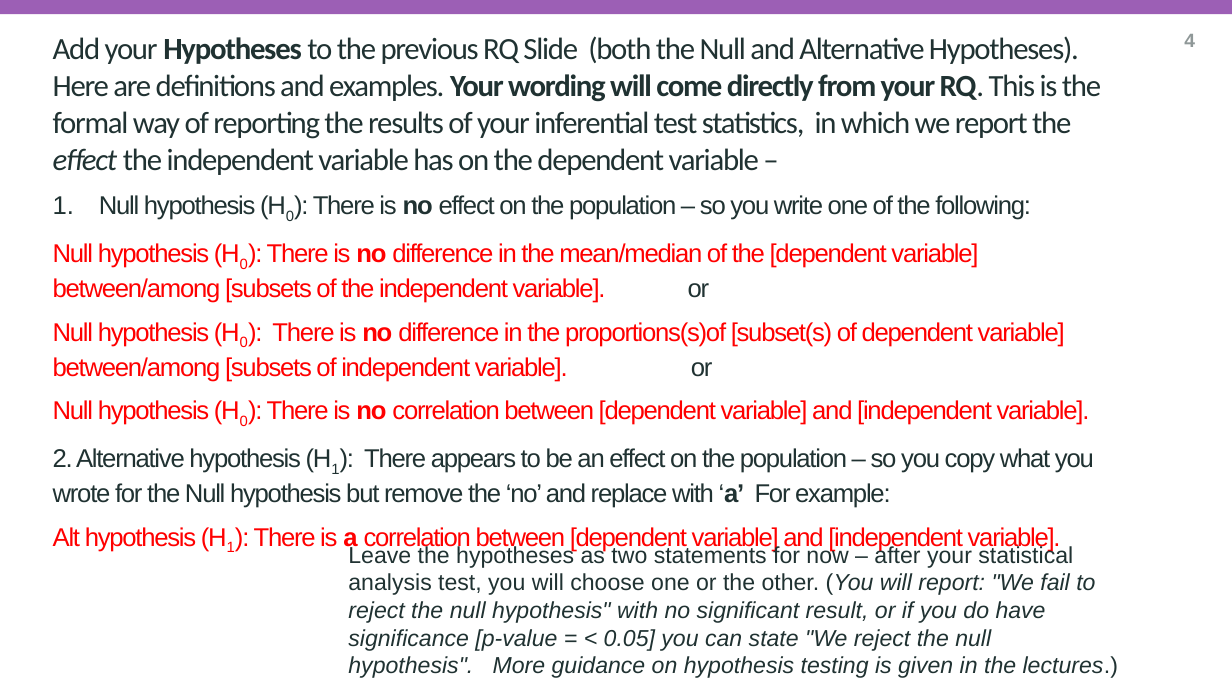
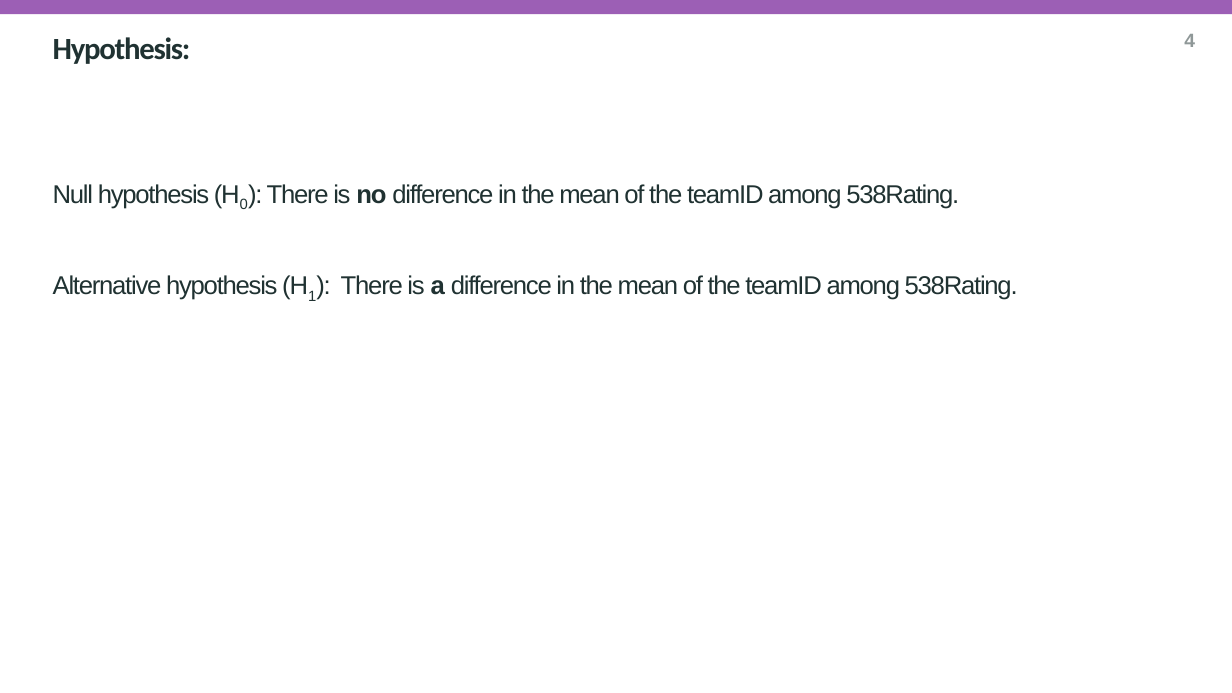
Before and after one commit to IbbiShahid/Research-Question-and-Visualisation, a slide deck: slide 5 of researchQuestion.pptx. Drawn at 1232x693 pixels with LibreOffice and Linux fonts; fonts in the diff are those of the drawing; background and template pictures are left out. Boxes give left, top, right and bottom in pixels: in the first picture for what was removed or moved away, otherwise in the second. Text is boxed around its words. In the diff, an @@ line names an element or a change of style, - is before the commit and + after.

```diff
--- a/researchQuestion.pptx
+++ b/researchQuestion.pptx
@@ subtitle at (x1=53, y1=37, x2=1018, y2=300): text changed @@
-Add your Hypotheses to the previous RQ Slide (both the Null and Alternative Hypotheses). Here are definitions and examples. Your wording will come directly from your RQ. This is the formal way of reporting the results of your inferential test statistics, in which we report the effect the independent variable has on the dependent variable –
-1. Null hypothesis (H0): There is no effect on the population – so you write one of the following:
-Null hypothesis (H0): There is no difference in the mean/median of the [dependent variable] between/among [subsets of the independent variable]. or
-Null hypothesis (H0): There is no difference in the proportions(s)of [subset(s) of dependent variable] between/among [subsets of independent variable]. or
-Null hypothesis (H0): There is no correlation between [dependent variable] and [independent variable].
-2. Alternative hypothesis (H1): There appears to be an effect on the population – so you copy what you wrote for the Null hypothesis but remove the ‘no’ and replace with ‘a’ For example:
-Alt hypothesis (H1): There is a correlation between [dependent variable] and [independent variable].
+Hypothesis:
+Null hypothesis (H0): There is no difference in the mean of the teamID among 538Rating.
+Alternative hypothesis (H1): There is a difference in the mean of the teamID among 538Rating.
@@ text removed at (x1=348, y1=544, x2=1118, y2=678) @@
-Leave the hypotheses as two statements for now – after your statistical analysis test, you will choose one or the other. (You will report: "We fail to reject the null hypothesis" with no significant result, or if you do have significance [p-value = < 0.05] you can state "We reject the null hypothesis". More guidance on hypothesis testing is given in the lectures.)
```
Also in this commit, not shown: 2 other slides changed, 1 slide removed.
